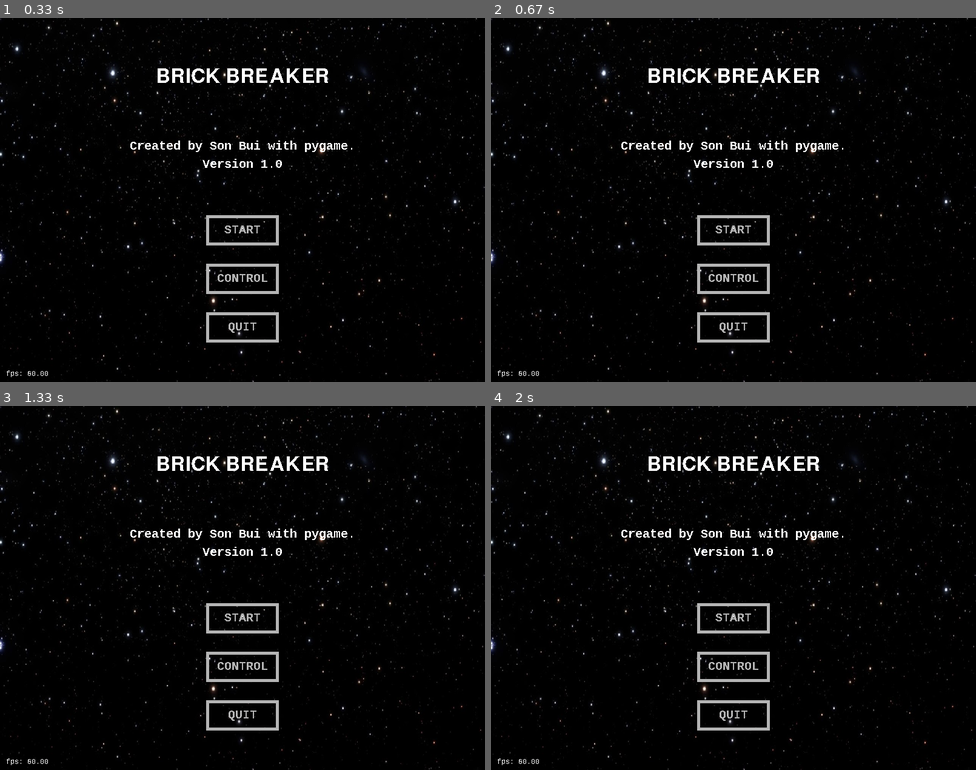
Above: before the commit, frames 1-4 (two rows, left to right).
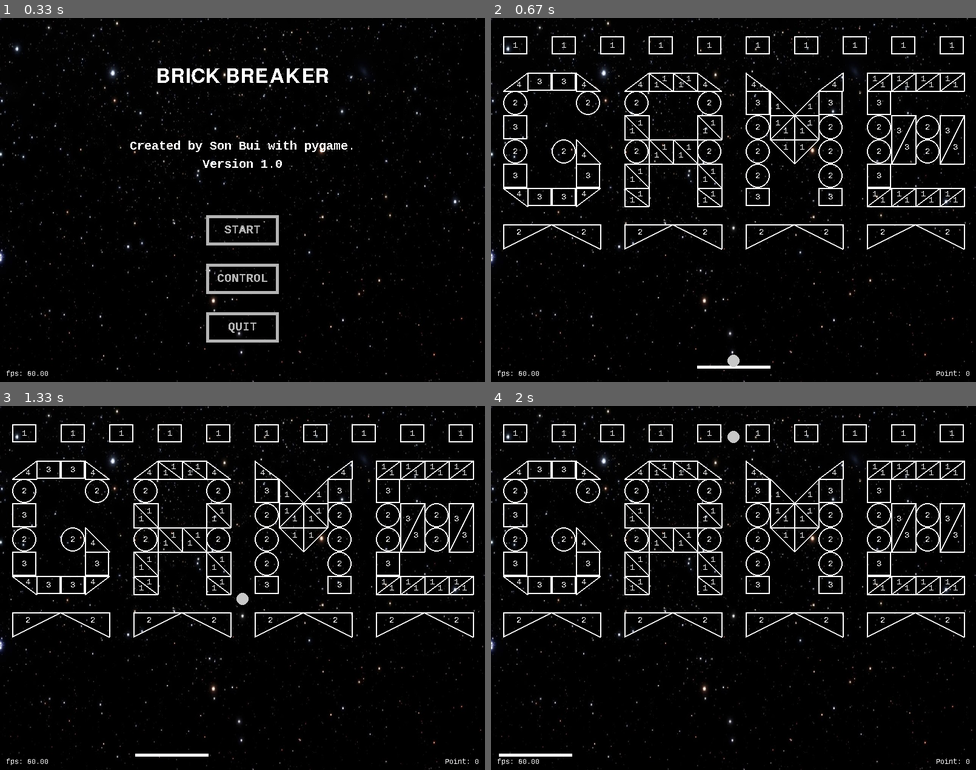
Above: after the commit, the same moments.

Repository: thanhson208s/brick-breaker-pygame
Game: pygame game, started from main.py
Same seed, same stepped clock (60 frames per second), same inputs: the game is played once before the commit and once after it.
Inputs:
- Up to frame 1 (0.33 s): no input
- Up to frame 2 (0.67 s): tap Space at 0.33 s
- Up to frame 3 (1.33 s): tap Space at 0.67, 1.07 s; hold Left from 1 s (still down)
- Up to frame 4 (2 s): tap Space at 1.37, 1.63, 1.93 s; release Left at 1.53 s; hold Left 1.57-1.97 s

Frame 1 is identical in both runs. In frame 2, 7.6% of the frame differs, in the area x 2-99%, y 5-99%; in frame 3, 7.6%; in frame 4, 7.6%, in the area x 1-99%, y 5-99%.

Commit message:
add quick start by space, add command file

Diff:
--- a/main.py
+++ b/main.py
@@ -73,6 +73,10 @@
         elif event.type == pygame.KEYUP:
             if event.key == pygame.K_ESCAPE:
                 running = False
+            elif event.key == pygame.K_SPACE:
+                curScene = constants.GAME_SCENE
+                soundManager.playSceneTransitionEffect()
+                gameManager.initGame()
             elif event.key >= pygame.K_0 and event.key <= pygame.K_9:
                 curScene = constants.GAME_SCENE
                 soundManager.playSceneTransitionEffect()
@@ -211,7 +215,6 @@
     screen.blit(label, (config.WIDTH/2 - label.get_width()/2, config.TITLE_Y + 330))
     label = button_font.render("    S  toggle sfx  ", False, constants.WHITE)
     screen.blit(label, (config.WIDTH/2 - label.get_width()/2, config.TITLE_Y + 360))
-
 # === Control Scene === #
 
 # === main loop === #
Not shown, added: run.command
